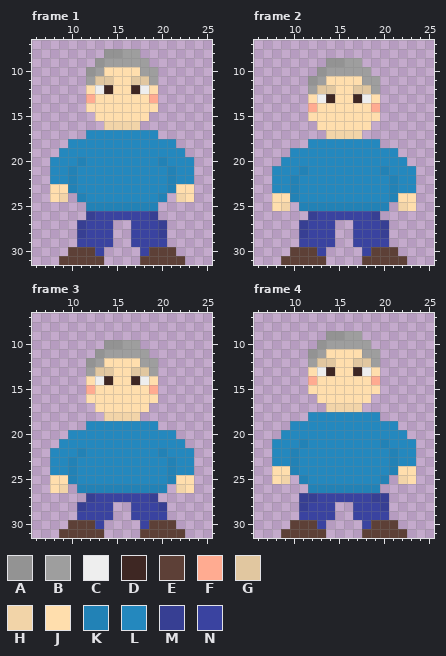
Pixel-art file -- assets/Character/Amelia/Amelia.aseprite. Above, as it was before the edit.
32x32 pixels, 4 frames. Shown: frame 1: x 6..25, y 7..31; frame 2: x 6..25, y 7..31; frame 3: x 6..25, y 7..31; frame 4: x 6..25, y 7..31.
Palette (. is transparent): A #939393  B #9e9e9e  C #eeeeee  D #3e2723  E #5d4037  F #ffab91  G #e1c7a0  H #f2d4a8  J #ffdead  K #2282b6  L #2488be  M #373f93  N #3a43a0
Pixels before, frame 1, first column x 8:
 8 ......AABB......
 9 .....ABBBBB.....
10 ....ABJJJJBB....
11 ....BGGJJGGB....
12 ....JCDJJDCJ....
13 ....FJJJJJJF....
14 ....JJJJJJJJ....
15 .....JJJJJJ.....
16 ......HHHH......
17 ....LLLLLLLL....
18 ..LLLLLLLLLLLL..
19 .LLLLLLLLLLLLLL.
20 LLLKLLLLLLLLKLLL
21 LLKLLLLLLLLLLKLL
22 LLKLLLLLLLLLLKLL
23 JJKLLLLLLLLLLKJJ
24 JH.KLLLLLLLLK.HJ
25 ....KKKKKKKK....
26 ....MNNNNNNM....
27 ...MNNN..NNNM...
28 ...MNNN..NNNM...
29 ...NNNN..NNNN...
30 ..EEEN....NEEE..
31 .EEEEE....EEEEE.
Pixels before, frame 2, first column x 8:
 9 ......AABB......
10 .....ABBBBB.....
11 ....ABJJJJBB....
12 ....BGGJJGGB....
13 ....JCDJJDCJ....
14 ....FJJJJJJF....
15 ....JJJJJJJJ....
16 .....JJJJJJ.....
17 ......HHHH......
18 ....LLLLLLLL....
19 ..LLLLLLLLLLLL..
20 .LLLLLLLLLLLLLL.
21 LLLKLLLLLLLLKLLL
22 LLKLLLLLLLLLLKLL
23 LLKLLLLLLLLLLKLL
24 JJKLLLLLLLLLLKJJ
25 JH.KKKKKKKKKK.HJ
26 ....MNNNNNNM....
27 ...MNNN..NNNM...
28 ...MNNN..NNNM...
29 ...NNNN..NNNN...
30 ..EEEN....NEEE..
31 .EEEEE....EEEEE.
Pixels before, frame 3, first column x 8:
10 ......AABB......
11 .....ABBBBB.....
12 ....ABJJJJBB....
13 ....BGGJJGGB....
14 ....JCDJJDCJ....
15 ....FJJJJJJF....
16 ....JJJJJJJJ....
17 .....JJJJJJ.....
18 ......HHHH......
19 ....LLLLLLLL....
20 ..LLLLLLLLLLLL..
21 .LLLLLLLLLLLLLL.
22 LLLKLLLLLLLLKLLL
23 LLKLLLLLLLLLLKLL
24 LLKLLLLLLLLLLKLL
25 JJKLLLLLLLLLLKJJ
26 JH.KKKKKKKKKK.HJ
27 ....MNNNNNNM....
28 ...MNNN..NNNM...
29 ...NNNN..NNNN...
30 ..EEEN....NEEE..
31 .EEEEE....EEEEE.
Pixels before, frame 4, first column x 8:
 9 ......AABB......
10 .....ABBBBB.....
11 ....ABJJJJBB....
12 ....BGGJJGGB....
13 ....JCDJJDCJ....
14 ....FJJJJJJF....
15 ....JJJJJJJJ....
16 .....JJJJJJ.....
17 ......HHHH......
18 ....LLLLLLLL....
19 ..LLLLLLLLLLLL..
20 .LLLLLLLLLLLLLL.
21 LLLKLLLLLLLLKLLL
22 LLKLLLLLLLLLLKLL
23 LLKLLLLLLLLLLKLL
24 JJKLLLLLLLLLLKJJ
25 JH.KLLLLLLLLK.HJ
26 ....KKKKKKKK....
27 ...MMNNNNNNMM...
28 ...MNNN..NNNM...
29 ...NNNN..NNNN...
30 ..EEEN....NEEE..
31 .EEEEE....EEEEE.
Now the later version:
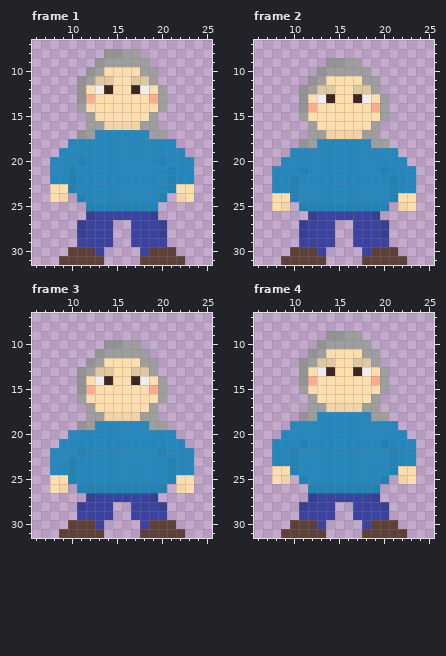
Diff:
Frame 1:
The edit adds colour A in rows 11 to 13 at x 11; in row 17 at x 11.
The edit adds colour B in rows 12 to 13 at x 20; in row 14 at x 11 and 20; in row 15 at x 12 and 19; in row 16 at x 12 to 13 and 18 to 19; in row 17 at x 20.
Colour L gives way to colour B in row 17 at x 12 and 19.
Frame 2:
The edit adds colour A in rows 12 to 14 at x 11; in row 18 at x 11.
The edit adds colour B in rows 13 to 14 at x 20; in row 15 at x 11 and 20; in row 16 at x 12 and 19; in row 17 at x 12 to 13 and 18 to 19; in row 18 at x 20.
Colour L gives way to colour B in row 18 at x 12 and 19.
Frame 3:
The edit adds colour A in rows 13 to 15 at x 11; in row 19 at x 11.
The edit adds colour B in rows 14 to 15 at x 20; in row 16 at x 11 and 20; in row 17 at x 12 and 19; in row 18 at x 12 to 13 and 18 to 19; in row 19 at x 20.
Colour L gives way to colour B in row 19 at x 12 and 19.
Frame 4:
The edit adds colour A in rows 12 to 14 at x 11; in row 18 at x 11.
The edit adds colour B in rows 13 to 14 at x 20; in row 15 at x 11 and 20; in row 16 at x 12 and 19; in row 17 at x 12 to 13 and 18 to 19; in row 18 at x 20.
Colour L gives way to colour B in row 18 at x 12 and 19.
Colour M is gone in row 27 at x 11 and 20.
